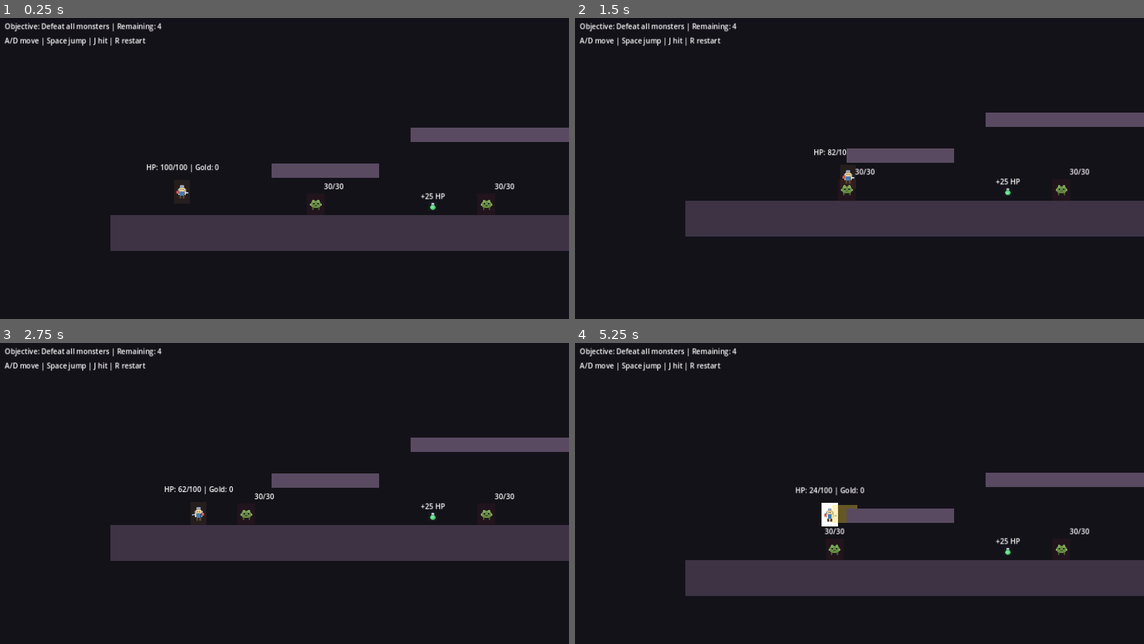
Above: before the commit, frames 1-4 (two rows, left to right).
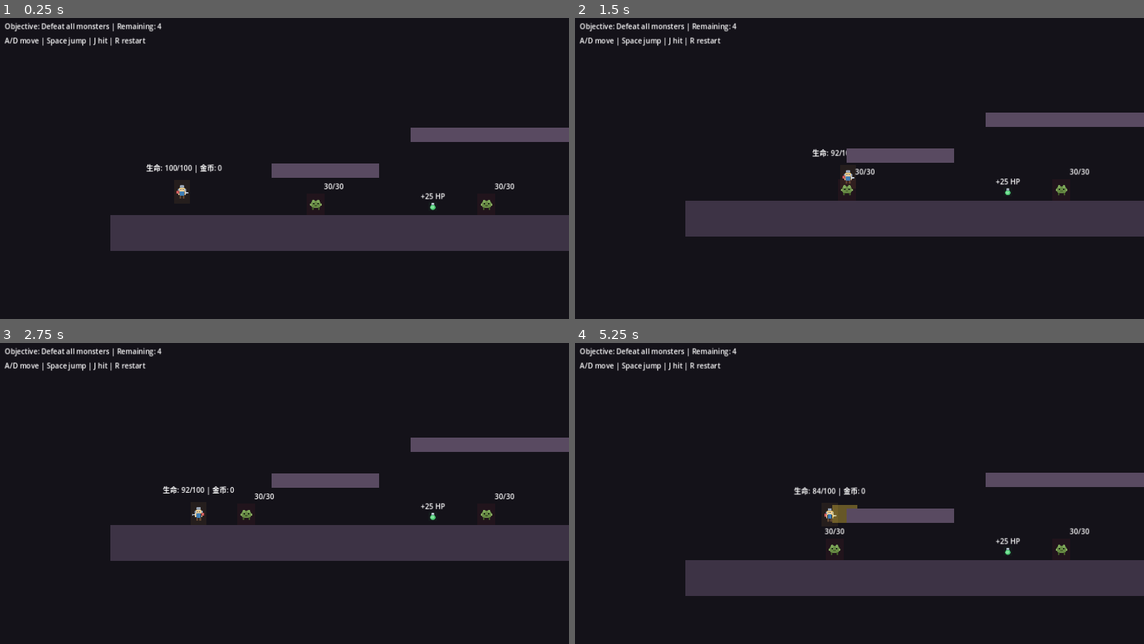
Above: after the commit, the same moments.

Repository: 98longq/relicbound
Game: Godot game, scene res://scenes/levels/test_level.tscn
Same seed, same stepped clock (60 frames per second), same inputs: the game is played once before the commit and once after it.
Inputs (mouse positions are in pixels of both pictures, inside the frame that each line leads up to):
- Up to frame 1 (0.25 s): no input
- Up to frame 2 (1.5 s): tap Enter (ui_accept) at 0.5, 0.77 s; move the mouse to (984, 156) at 0.52 s; hold R 0.53-1.28 s; hold Right (ui_right) from 0.53 s (still down); click (984, 156) at 0.67 s; move the mouse to (740, 189) at 1.27 s; tap Space at 1.35 s
- Up to frame 3 (2.75 s): tap Enter (ui_accept) at 1.52, 2 s; move the mouse to (341, 427) at 2.02 s; release Right (ui_right) at 2.03 s; hold Left (ui_left) from 2.03 s (still down); hold J from 2.03 s (still down)
- Up to frame 4 (5.25 s): move the mouse to (831, 562) at 2.77 s; release Left (ui_left) at 2.78 s; release J at 2.78 s; hold Right (ui_right) 2.78-4.28 s; tap R at 2.85 s; click (831, 562) at 2.92 s; tap Enter (ui_accept) at 3.02, 3.77, 4.52 s; move the mouse to (1030, 547) at 3.52 s; hold Space 3.53-4.28 s; move the mouse to (683, 451) at 4.27 s; hold Left (ui_left) 4.28-5.03 s; tap J at 4.35 s; move the mouse to (887, 499) at 5.02 s; hold Right (ui_right) from 5.03 s (still down); hold R from 5.03 s (still down); click (887, 499) at 5.17 s

The runs differ from the first frame. In frame 1, 0.2% of the frame differs, in the area x 25-40%, y 48-52%; in frame 2, 0.1%; in frame 3, 0.2%; in frame 4, 0.4%, in the area x 38-52%, y 47-61%.

Commit message:
Fix player self-damage and localize player HUD text

Diff:
--- a/scripts/player/player_controller.gd
+++ b/scripts/player/player_controller.gd
@@ -161,6 +161,10 @@
 		return
 
 	for body in attack_area.get_overlapping_bodies():
+		if body == self:
+			continue
+		if not body.is_in_group("enemies"):
+			continue
 		if body in _hit_targets:
 			continue
 
@@ -206,9 +210,9 @@
 
 	var state_text := ""
 	if is_dead:
-		state_text = " | DEAD - Press R"
-
-	status_label.text = "HP: %s/%s | Gold: %s%s" % [current_health, max_health, gold, state_text]
+		state_text = " | 已死亡 - 按 R 重开"
+
+	status_label.text = "生命: %s/%s | 金币: %s%s" % [current_health, max_health, gold, state_text]
 
 
 func _get_move_axis() -> float:
